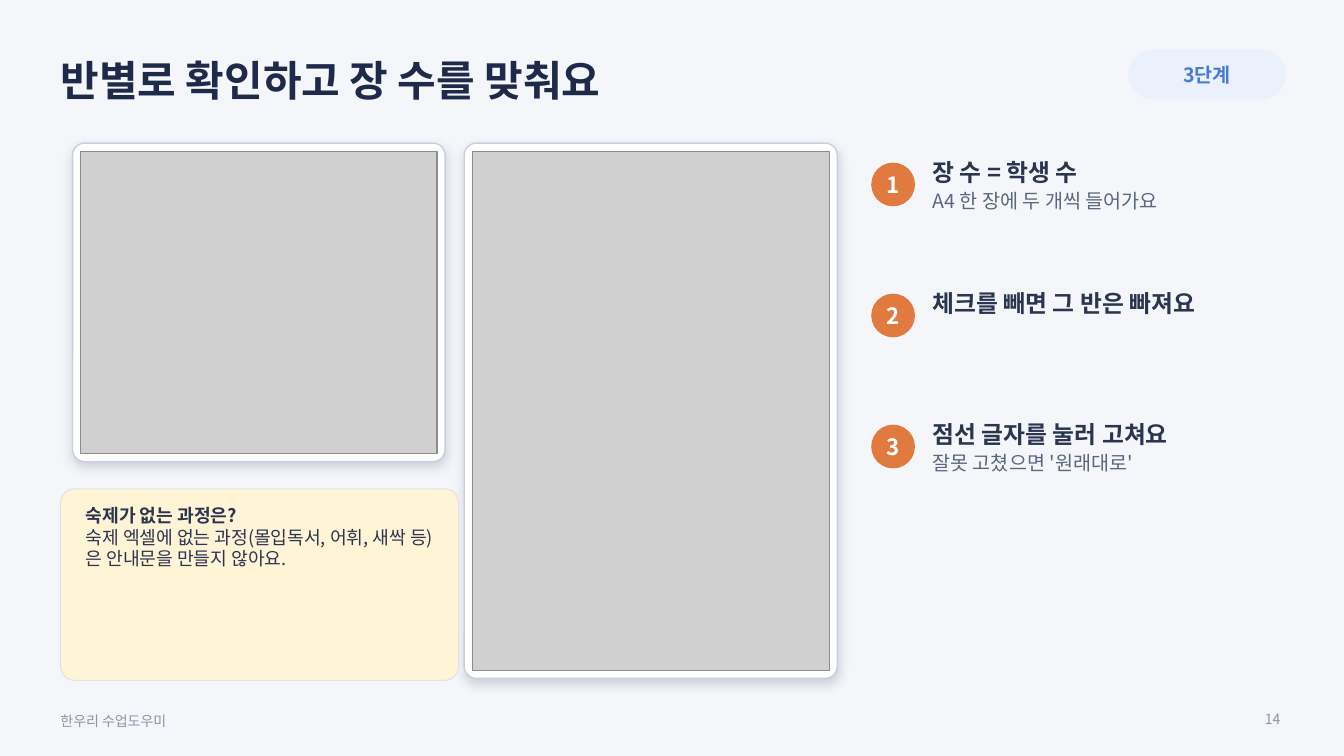
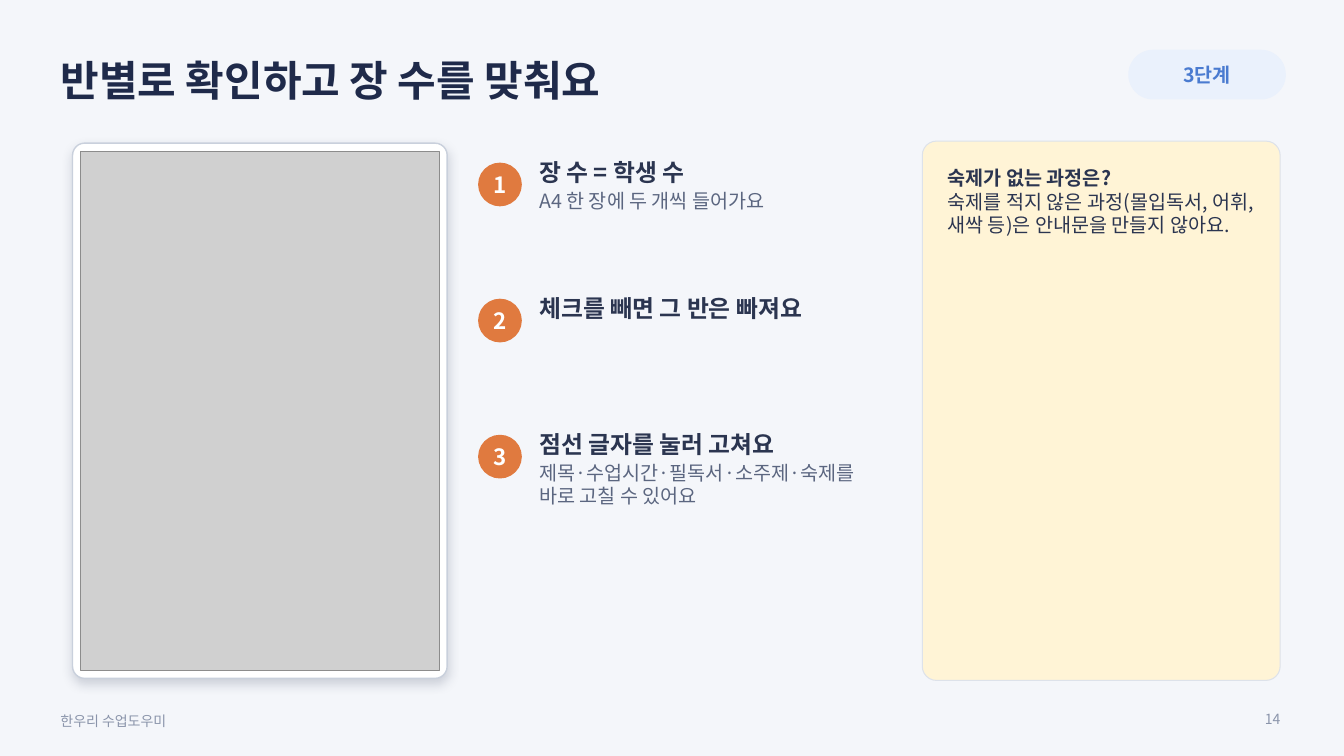
Before and after one commit to mijini164-ui/hanuri-homework-notice, a slide deck: slide 14 of forms/한우리_수업도우미_사용안내.pptx. Drawn at 1344x756 pixels with LibreOffice and Linux fonts; fonts in the diff are those of the drawing; grey boxes stand for pictures. Boxes give left, top, right and bottom in pixels: in the first picture for what was removed or moved away, otherwise in the second. Text is boxed around its words. In the diff, an @@ line names an element or a change of style, - is before the commit and + after.

```diff
--- a/forms/한우리_수업도우미_사용안내.pptx
+++ b/forms/한우리_수업도우미_사용안내.pptx
@@ rounded rectangle resized from (x1=73, y1=143, x2=446, y2=462) to (x1=73, y1=143, x2=448, y2=679) @@
@@ rounded rectangle at (x1=73, y1=143, x2=448, y2=679): proportions changed @@
@@ rounded rectangle removed at (x1=465, y1=143, x2=838, y2=679) @@
@@ rounded rectangle added at (x1=923, y1=141, x2=1280, y2=681), fill #FFF4D6, outline #DDE2EA 0.75 pt @@
@@ picture resized from (x1=81, y1=151, x2=438, y2=454) to (x1=81, y1=151, x2=440, y2=670) @@
@@ picture removed at (x1=473, y1=151, x2=830, y2=670) @@
@@ text "1" moved from (x1=887, y1=176, x2=900, y2=193) to (x1=493, y1=176, x2=506, y2=193) @@
@@ ellipse moved from (x1=872, y1=163, x2=914, y2=206) to (x1=479, y1=163, x2=521, y2=206) @@
@@ text "장 수 = 학생 수" moved from (x1=932, y1=161, x2=1158, y2=210) to (x1=539, y1=161, x2=764, y2=210) @@
@@ text at (x1=947, y1=168, x2=1111, y2=187): size 13 to 14 pt in "숙제가 없는 과정은?" @@
@@ text "숙제가 없는 과정은?" moved from (x1=86, y1=506, x2=433, y2=567) to (x1=947, y1=168, x2=1254, y2=236) @@
@@ text at (x1=947, y1=192, x2=1254, y2=236): text changed; size 13 to 14 pt @@
-숙제 엑셀에 없는 과정(몰입독서, 어휘, 새싹 등)은 안내문을 만들지 않아요.
+숙제를 적지 않은 과정(몰입독서, 어휘, 새싹 등)은 안내문을 만들지 않아요.
@@ text "2" moved from (x1=887, y1=307, x2=900, y2=324) to (x1=493, y1=312, x2=506, y2=329) @@
@@ ellipse moved from (x1=872, y1=294, x2=914, y2=337) to (x1=479, y1=299, x2=521, y2=342) @@
@@ text "체크를 빼면 그 반은 빠져요" moved from (x1=932, y1=292, x2=1195, y2=314) to (x1=539, y1=297, x2=802, y2=319) @@
@@ text "3" moved from (x1=887, y1=438, x2=900, y2=456) to (x1=493, y1=448, x2=506, y2=466) @@
@@ ellipse moved from (x1=872, y1=425, x2=914, y2=468) to (x1=479, y1=436, x2=521, y2=478) @@
@@ text added at (x1=539, y1=433, x2=854, y2=505), 14 pt, text #5B6680 @@
+점선 글자를 눌러 고쳐요
+제목·수업시간·필독서·소주제·숙제를 바로 고칠 수 있어요
@@ text removed at (x1=932, y1=423, x2=1168, y2=472) @@
-점선 글자를 눌러 고쳐요
-잘못 고쳤으면 '원래대로'
@@ rounded rectangle removed at (x1=60, y1=489, x2=459, y2=681) @@
```
Also in this commit, not shown: 11 other slides changed, 3 slides added, 2 slides removed.
